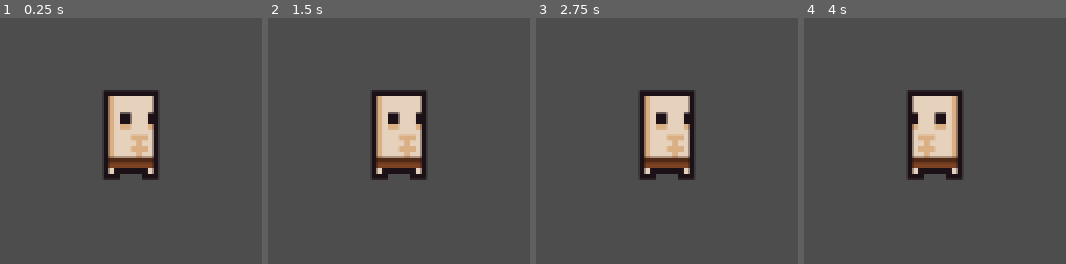
Above: before the commit, frames 1-4 (left to right).
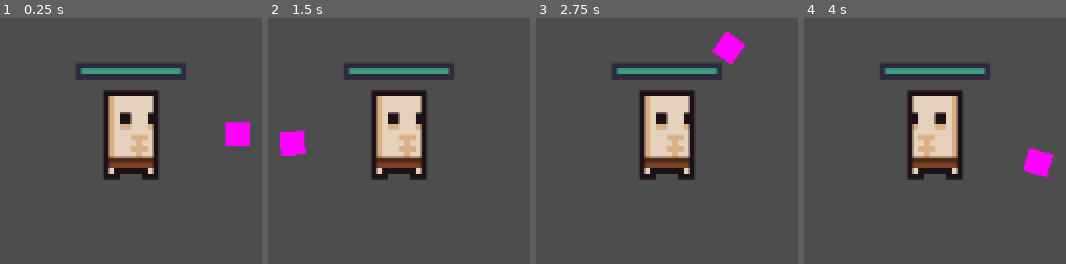
Above: after the commit, the same moments.

Repository: FraN-onLine/UPLBGameJam2025
Game: Godot game, scene res://Scenes/main.tscn
Same seed, same stepped clock (60 frames per second), same inputs: the game is played once before the commit and once after it.
Inputs (mouse positions are in pixels of both pictures, inside the frame that each line leads up to):
- Up to frame 1 (0.25 s): no input
- Up to frame 2 (1.5 s): tap Enter at 0.5 s; move the mouse to (outside the picture) at 0.52 s; hold Right (ui_right) 0.53-1.28 s; tap Space at 1.25 s; move the mouse to (outside the picture) at 1.27 s; hold Down (ui_down) from 1.28 s (still down)
- Up to frame 3 (2.75 s): tap Enter at 2 s; move the mouse to (outside the picture) at 2.02 s; release Down (ui_down) at 2.03 s; hold Right (ui_right) from 2.03 s (still down)
- Up to frame 4 (4 s): tap Space at 2.75 s; move the mouse to (outside the picture) at 2.77 s; release Right (ui_right) at 2.78 s; hold Up (ui_up) 2.78-3.53 s; tap Enter at 3.5 s; move the mouse to (outside the picture) at 3.52 s; hold Left (ui_left) from 3.53 s (still down)

The runs differ from the first frame. In frame 1, 3.7% of the frame differs, in the area x 29-96%, y 18-53%; in frame 2, 3.7%; in frame 3, 3.7%; in frame 4, 3.7%, in the area x 29-96%, y 18-66%.

Commit message:
Add files via upload

Diff:
--- a/gamejamlbentry/Character/Player.tscn
+++ b/gamejamlbentry/Character/Player.tscn
@@ -1,7 +1,8 @@
-[gd_scene load_steps=6 format=3 uid="uid://dcsk8ndtlfdua"]
+[gd_scene load_steps=8 format=3 uid="uid://dcsk8ndtlfdua"]
 
 [ext_resource type="Texture2D" uid="uid://b5ijn4dt0df05" path="res://Assets/0x72_16x16DungeonTileset.v5.png" id="1_lgt04"]
 [ext_resource type="Script" uid="uid://clattwm6yiw4g" path="res://Character/player.gd" id="1_schp4"]
+[ext_resource type="PackedScene" uid="uid://ygi0h704mijm" path="res://Misc/healthbar.tscn" id="3_pusnx"]
 
 [sub_resource type="AtlasTexture" id="AtlasTexture_schp4"]
 atlas = ExtResource("1_lgt04")
@@ -20,6 +21,8 @@
 
 [sub_resource type="CapsuleShape2D" id="CapsuleShape2D_713gb"]
 
+[sub_resource type="PlaceholderTexture2D" id="PlaceholderTexture2D_schp4"]
+
 [node name="Player" type="Sprite2D"]
 script = ExtResource("1_schp4")
 
@@ -33,3 +36,14 @@
 
 [node name="Camera2D" type="Camera2D" parent="."]
 zoom = Vector2(4, 4)
+
+[node name="Hand" type="Sprite2D" parent="."]
+scale = Vector2(4.5, 4.25)
+texture = SubResource("PlaceholderTexture2D_schp4")
+offset = Vector2(3.5, 0)
+
+[node name="Healthbar" parent="." instance=ExtResource("3_pusnx")]
+offset_left = -9.0
+offset_top = -12.0
+offset_right = 9.0
+offset_bottom = -11.0
--- a/gamejamlbentry/Character/player.gd
+++ b/gamejamlbentry/Character/player.gd
@@ -2,9 +2,17 @@
 
 class_name Player
 
+signal healthChanged
+
+@onready var healthbar: ProgressBar = $Healthbar
 @export var speed: float = 200.0
 @export var camera: Camera2D
-var HP = 200
+var max_health = 200
+var health = 200
+
+func _ready():
+	health = max_health
+	healthbar.init_health(max_health)
 
 func _process(delta):
 	var input_vector = Vector2.ZERO
@@ -14,10 +22,30 @@
 		input_vector = input_vector.normalized()
 		position += input_vector * speed * delta
 
-		# Sprite flipping logic for AnimatedSprite2D
 		if input_vector.x != 0:
 			$AnimatedSprite2D.flip_h = input_vector.x < 0
 
-	# Camera following logic
+	var arrow = $Hand
+	if arrow:
+		var mouse_pos = get_global_mouse_position()
+		var angle = (mouse_pos - global_position).angle()
+		arrow.rotation = angle
+		var radius = 3.5
+		arrow.position = Vector2.RIGHT.rotated(angle) * radius
+
 	if camera:
 		camera.position = position
+
+func take_damage(damage, attack_type):
+	health -= damage
+	healthbar._set_health(health)
+	emit_signal("healthChanged", health)
+	if health <= 0:
+		health = 0
+		#$explosion/CPUParticles2D.emitting = true
+		$Sprite2D/AnimationPlayer.play("idle")
+		$Sprite2D/AnimationPlayer.stop()
+		$Sprite2D.visible = false
+		healthbar.visible = false
+		print("Unit is dead!")
+		self.queue_free()
--- /dev/null
+++ b/gamejamlbentry/Misc/Healthbar.gd
@@ -0,0 +1,33 @@
+extends ProgressBar
+
+@onready var progress_bar = $ProgressBar
+@onready var timer = $Timer
+
+var health = 0 : set = _set_health
+
+func _set_health(new_health):
+	var previous_health = health
+	health = min(max_value, new_health)
+	value = health
+
+	if health <= 0:
+		value = 0
+		queue_free()
+
+	if health < previous_health:
+		timer.start()
+	else:
+		progress_bar.value = health
+
+# Called when the node enters the scene tree for the first time.
+func init_health(_health):
+	health = _health
+	max_value = health
+	value = health
+	progress_bar.max_value = health
+	progress_bar.value = health
+
+
+
+func _on_timer_timeout():
+	progress_bar.value = health
--- /dev/null
+++ b/gamejamlbentry/Misc/healthbar.tscn
@@ -0,0 +1,49 @@
+[gd_scene load_steps=6 format=3 uid="uid://ygi0h704mijm"]
+
+[ext_resource type="Script" uid="uid://cuq1j5r4jjhuw" path="res://Healthbar.gd" id="1_v4usa"]
+
+[sub_resource type="StyleBoxEmpty" id="StyleBoxEmpty_rx0sl"]
+
+[sub_resource type="StyleBoxFlat" id="StyleBoxFlat_2c1jy"]
+bg_color = Color(0.250551, 0.612223, 0.504475, 1)
+
+[sub_resource type="StyleBoxFlat" id="StyleBoxFlat_eenkv"]
+bg_color = Color(0.175095, 0.165256, 0.241691, 1)
+expand_margin_left = 1.0
+expand_margin_top = 1.0
+expand_margin_right = 1.0
+expand_margin_bottom = 1.0
+shadow_color = Color(0, 0, 0, 0.254902)
+shadow_offset = Vector2(0, 1)
+
+[sub_resource type="StyleBoxFlat" id="StyleBoxFlat_jnq5p"]
+bg_color = Color(0.732372, 0.963026, 0.882288, 1)
+
+[node name="Healthbar" type="ProgressBar"]
+z_index = 1
+offset_right = 600.0
+offset_bottom = 27.0
+theme_override_styles/background = SubResource("StyleBoxEmpty_rx0sl")
+theme_override_styles/fill = SubResource("StyleBoxFlat_2c1jy")
+value = 60.0
+show_percentage = false
+script = ExtResource("1_v4usa")
+
+[node name="ProgressBar" type="ProgressBar" parent="."]
+z_index = -1
+layout_mode = 1
+anchors_preset = 15
+anchor_right = 1.0
+anchor_bottom = 1.0
+grow_horizontal = 2
+grow_vertical = 2
+theme_override_styles/background = SubResource("StyleBoxFlat_eenkv")
+theme_override_styles/fill = SubResource("StyleBoxFlat_jnq5p")
+value = 72.0
+show_percentage = false
+
+[node name="Timer" type="Timer" parent="."]
+wait_time = 0.5
+one_shot = true
+
+[connection signal="timeout" from="Timer" to="." method="_on_timer_timeout"]
Not shown, added: gamejamlbentry/Misc/Healthbar.gd.uid
